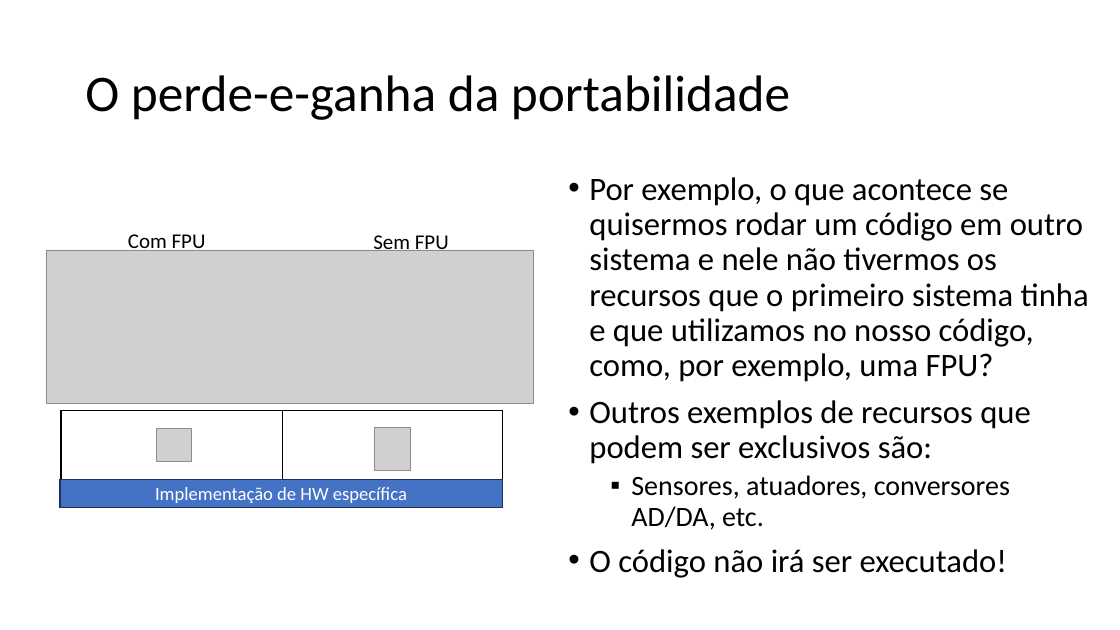
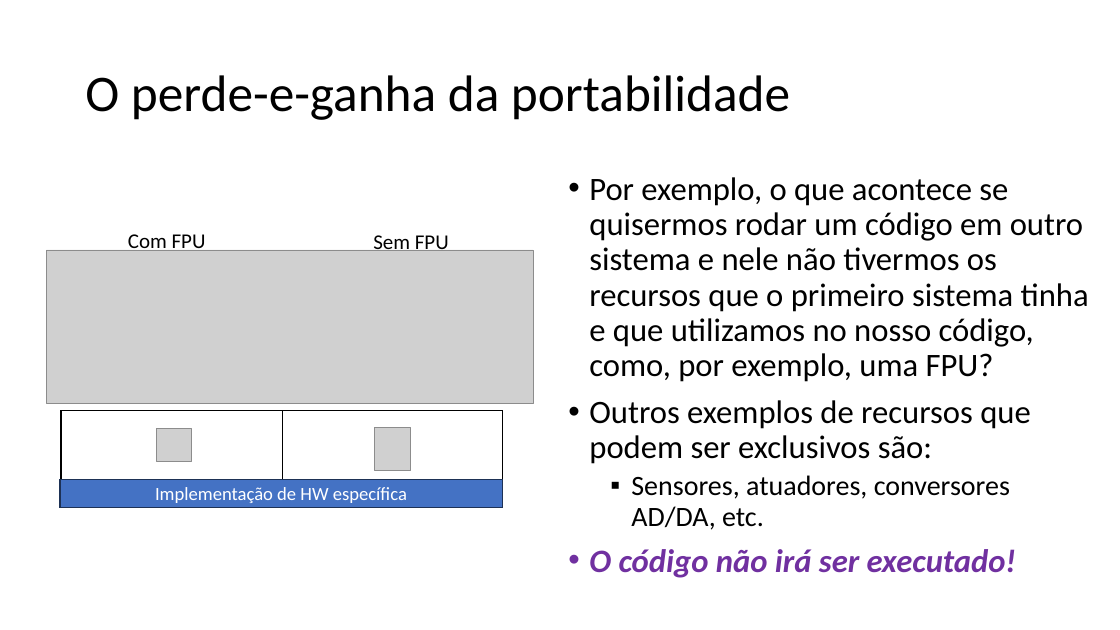
Before and after one commit to zz4fap/tp557-iot-ml, a slide deck: slide 46 of slides/TP557_2_Desafios_do_TinyML_sistemas_embarcados.pptx. Drawn at 1120x630 pixels with LibreOffice and Linux fonts; fonts in the diff are those of the drawing; grey boxes stand for pictures. Boxes give left, top, right and bottom in pixels: in the first picture for what was removed or moved away, otherwise in the second. Text is boxed around its words. In the diff, an @@ line names an element or a change of style, - is before the commit and + after.

```diff
--- a/slides/TP557_2_Desafios_do_TinyML_sistemas_embarcados.pptx
+++ b/slides/TP557_2_Desafios_do_TinyML_sistemas_embarcados.pptx
@@ text at bbox=[589, 549, 1016, 578]: text colour #000000 to #7030A0, bold on, italic on in "O código não irá ser executado!" @@
```
Also in this commit, not shown: 9 other slides changed, 1 other file.
